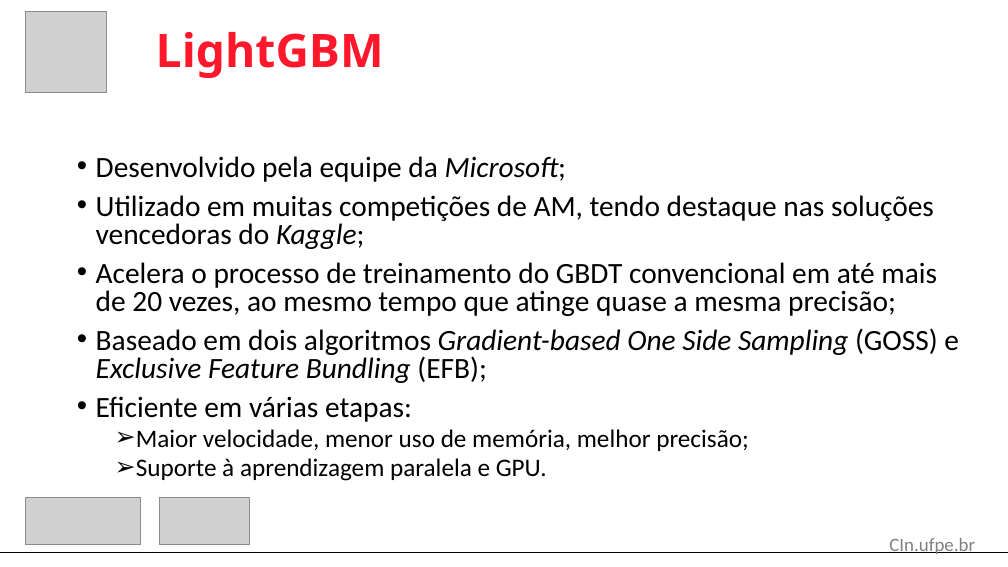
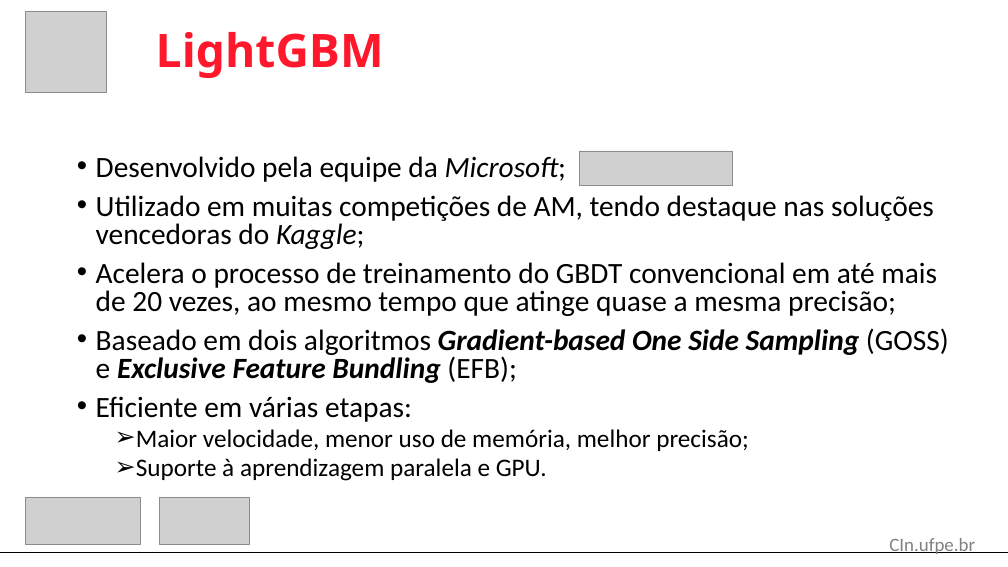
Before and after one commit to Douglast1997/TG-2020.1, a slide deck: slide 11 of Apresentação/Apresentação_TG [Autosaved].pptx (slide 10 before the commit). Drawn at 1008x567 pixels with LibreOffice and Linux fonts; fonts in the diff are those of the drawing; grey boxes stand for pictures. Boxes give left, top, right and bottom in pixels: in the first picture for what was removed or moved away, otherwise in the second. Text is boxed around its words. In the diff, an @@ line names an element or a change of style, - is before the commit and + after.

```diff
--- a/Apresentação/Apresentação_TG [Autosaved].pptx
+++ b/Apresentação/Apresentação_TG [Autosaved].pptx
@@ picture added at [580, 151, 733, 185] @@
@@ text at [96, 328, 949, 383]: bold on in "Gradient-based One Side Sampling Exclusive Feature Bundling" @@
```
Also in this commit, not shown: 6 other slides changed, 1 slide added, 4 other files.
